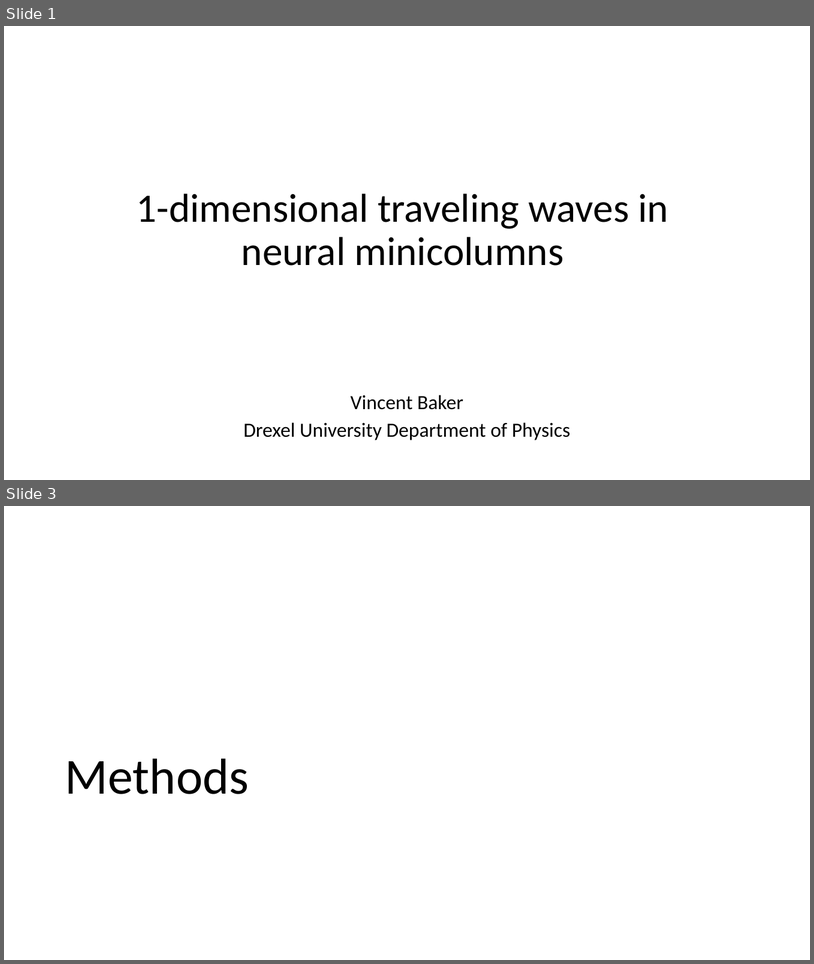
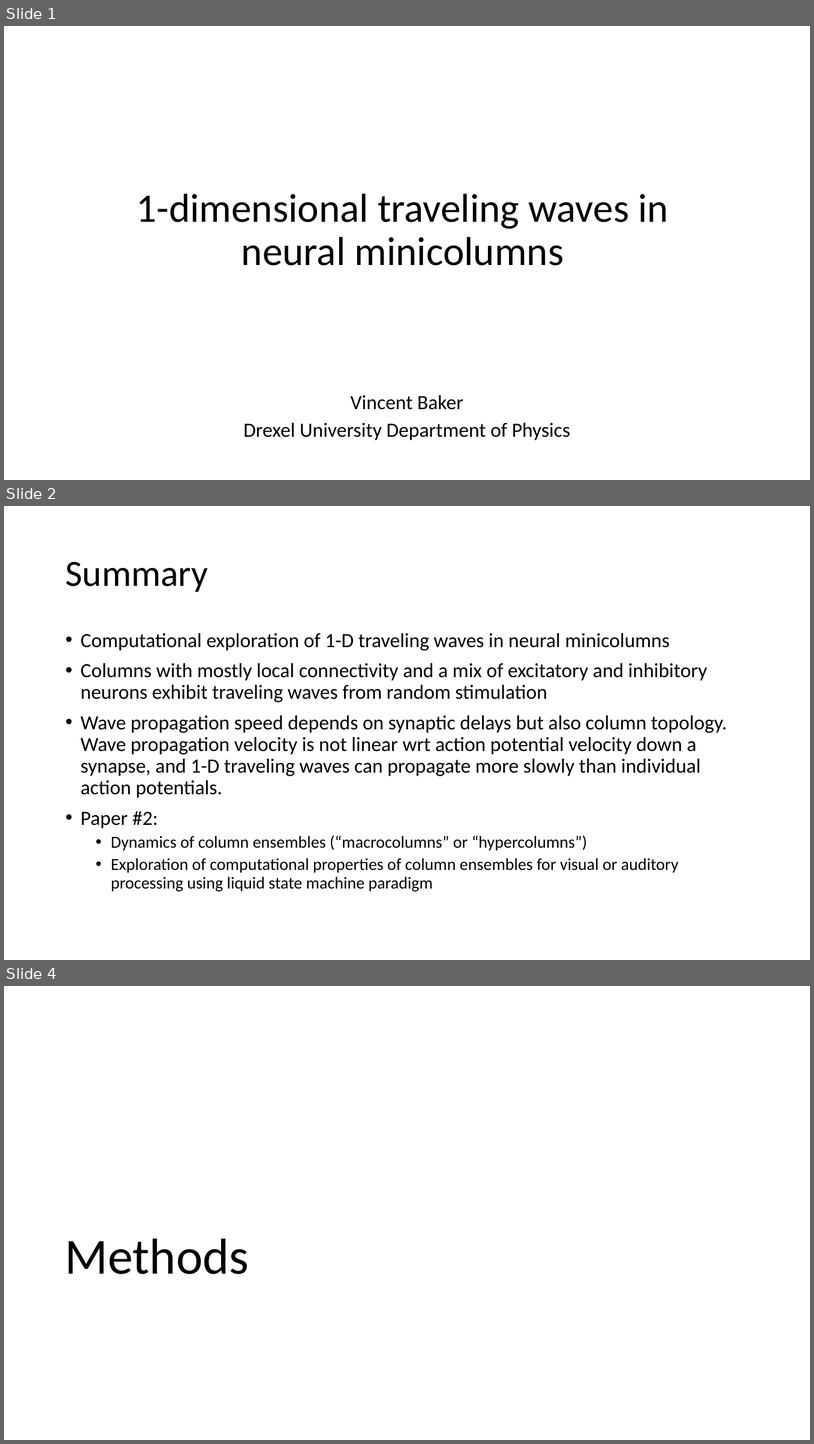
Before and after one commit to vbaker145/neuron, a slide deck: sync_paper/Traveling Waves in Neural Minicolumns.pptx. Shown one above the other, each under a label of ours: slides 1 and 3 before the commit, slides 1, 2 and 4 after it; the slides between them are not shown. The pictures are 814x964 and 814x1444 pixels, drawn with LibreOffice and Linux fonts; fonts in the diff are those of the drawing; background and template pictures are left out. Boxes give left, top, right and bottom in pixels: in the first picture for what was removed or moved away, otherwise in the second. Text is boxed around its words. In the diff, an @@ line names an element or a change of style, - is before the commit and + after.

Commit message:
Outline of paper #1, results for topological propagation effect

```diff
--- a/sync_paper/Traveling Waves in Neural Minicolumns.pptx
+++ b/sync_paper/Traveling Waves in Neural Minicolumns.pptx
@@ slide 2 added at (x1=4, y1=506, x2=810, y2=960), background #FFFFFF @@
@@ title added at (x1=65, y1=562, x2=208, y2=592), 44 pt, text #000000 @@
+Summary
@@ text added at (x1=81, y1=633, x2=728, y2=891), 24 pt, text #000000 @@
+• Computational exploration of 1-D traveling waves in neural minicolumns
+• Columns with mostly local connectivity and a mix of excitatory and inhibitory neurons exhibit traveling waves from random stimulation
+• Wave propagation speed depends on synaptic delays but also column topology. Wave propagation velocity is not linear wrt action potential velocity down a synapse, and 1-D traveling waves can propagate more slowly than individual action potentials.
+• Paper #2:
+  • Dynamics of column ensembles (“macrocolumns” or “hypercolumns”)
+  • Exploration of computational properties of column ensembles for visual or auditory processing using liquid state machine paradigm
@@ what was slide 3 is now slide 4 @@
```
Also in this commit, not shown: 6 slides changed, 1 other slide added, 1 slide removed, 2 other files.
